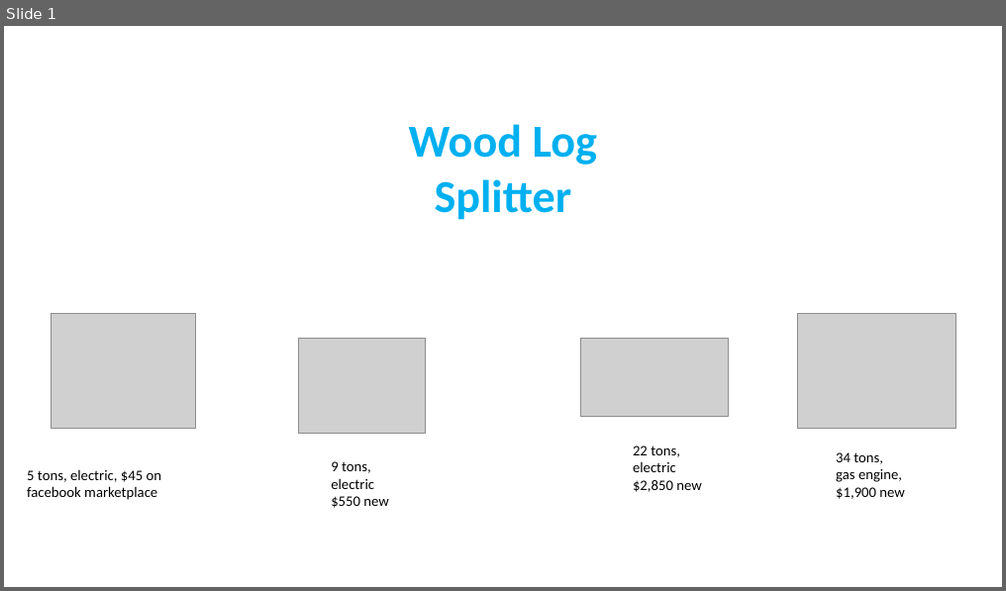
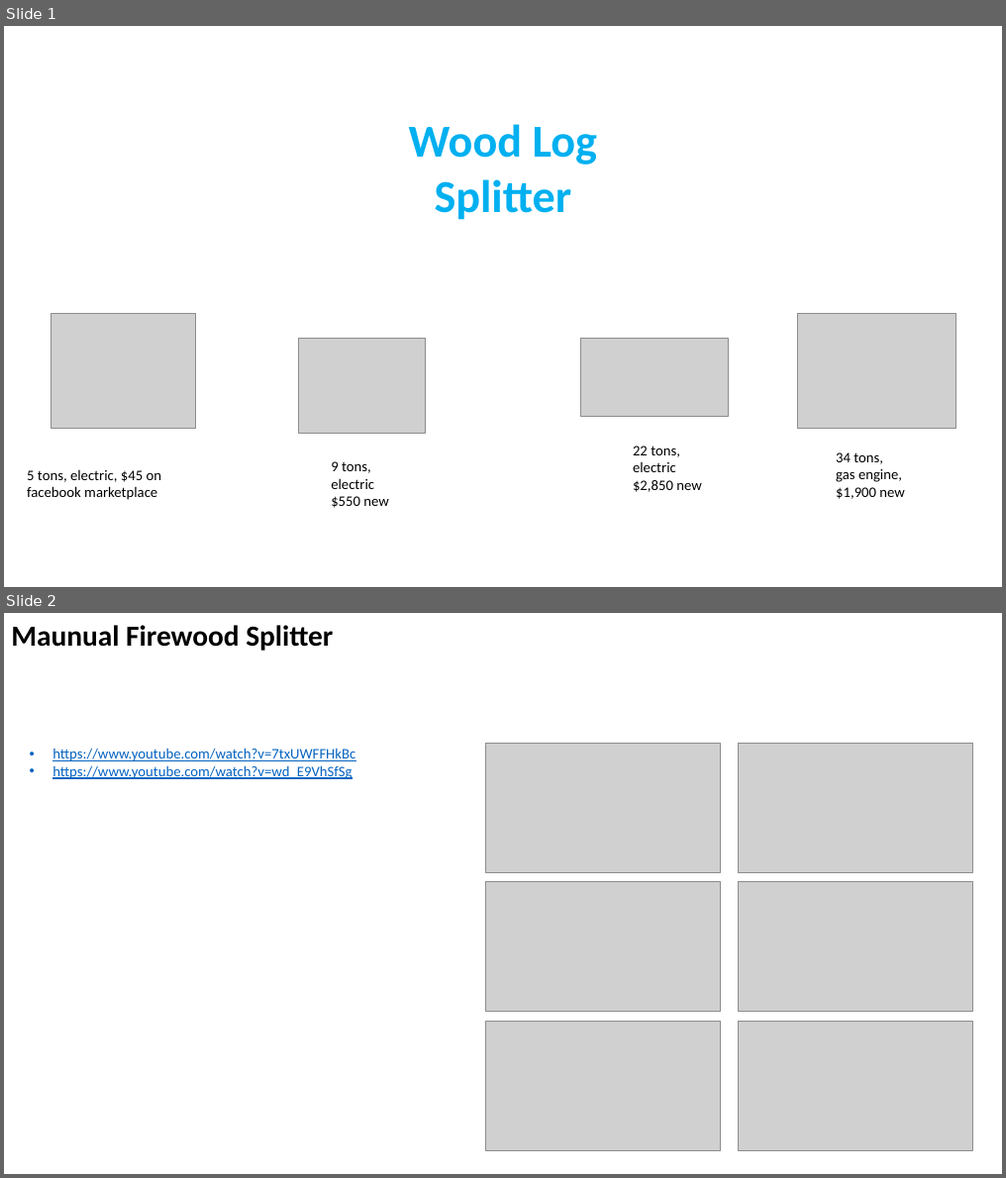
Before and after one commit to lselector/misc_farm, a slide deck: wood_log_splitter.pptx. Shown one above the other, each under a label of ours: slide 1 before the commit, slides 1 and 2 after it. The pictures are 1006x591 and 1006x1178 pixels, drawn with LibreOffice and Linux fonts; fonts in the diff are those of the drawing; grey boxes stand for pictures. Boxes give left, top, right and bottom in pixels: in the first picture for what was removed or moved away, otherwise in the second. Text is boxed around its words. In the diff, an @@ line names an element or a change of style, - is before the commit and + after.

Commit message:
update

```diff
--- a/wood_log_splitter.pptx
+++ b/wood_log_splitter.pptx
@@ slide 2 added at (4,613,1002,1174), background #FFFFFF @@
@@ text added at (11,625,333,651), 28 pt, text #000000, bold @@
+Maunual Firewood Splitter
@@ text added at (53,748,355,779), 14 pt, text #0563C1, underline @@
+• https://www.youtube.com/watch?v=7txUWFFHkBc
+• https://www.youtube.com/watch?v=wd_E9VhSfSg
@@ picture added at (485,743,720,872) @@
@@ picture added at (739,743,973,872) @@
@@ picture added at (485,882,720,1012) @@
@@ picture added at (739,882,973,1012) @@
@@ picture added at (485,1022,720,1152) @@
@@ picture added at (739,1022,973,1152) @@
```
